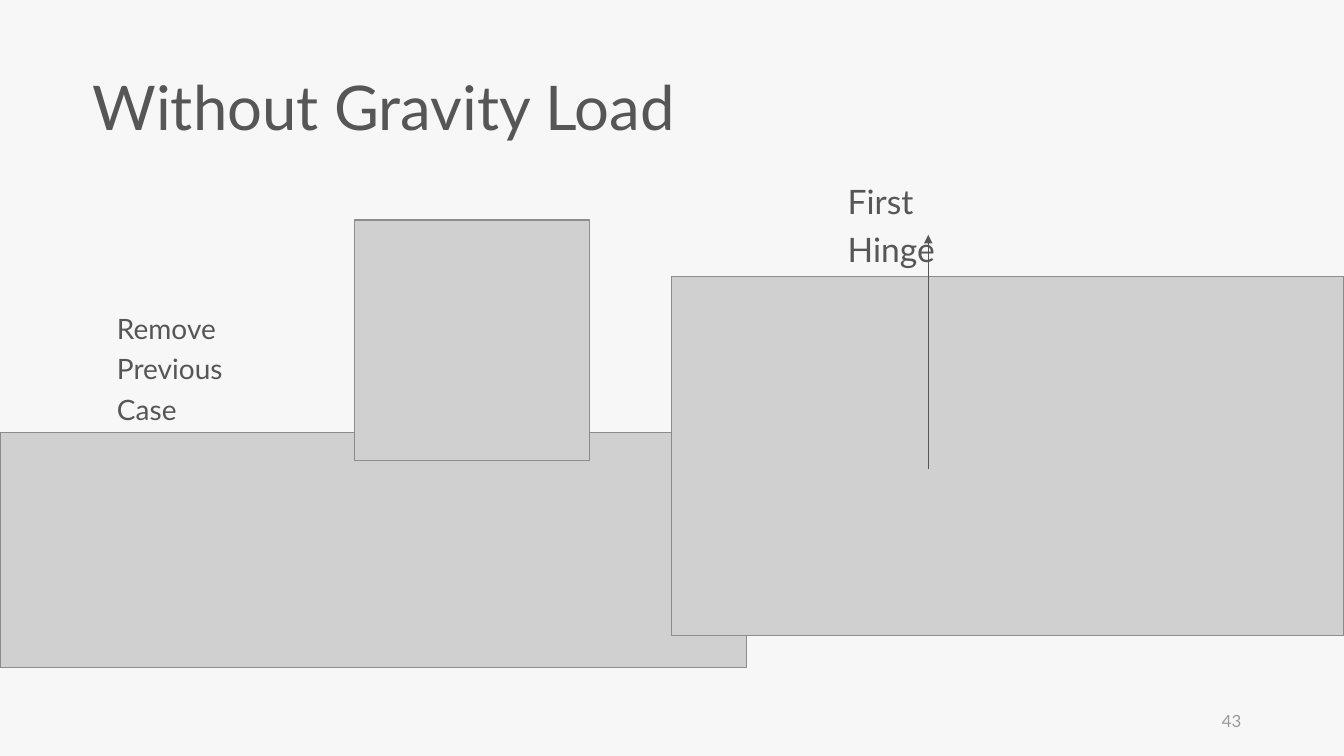
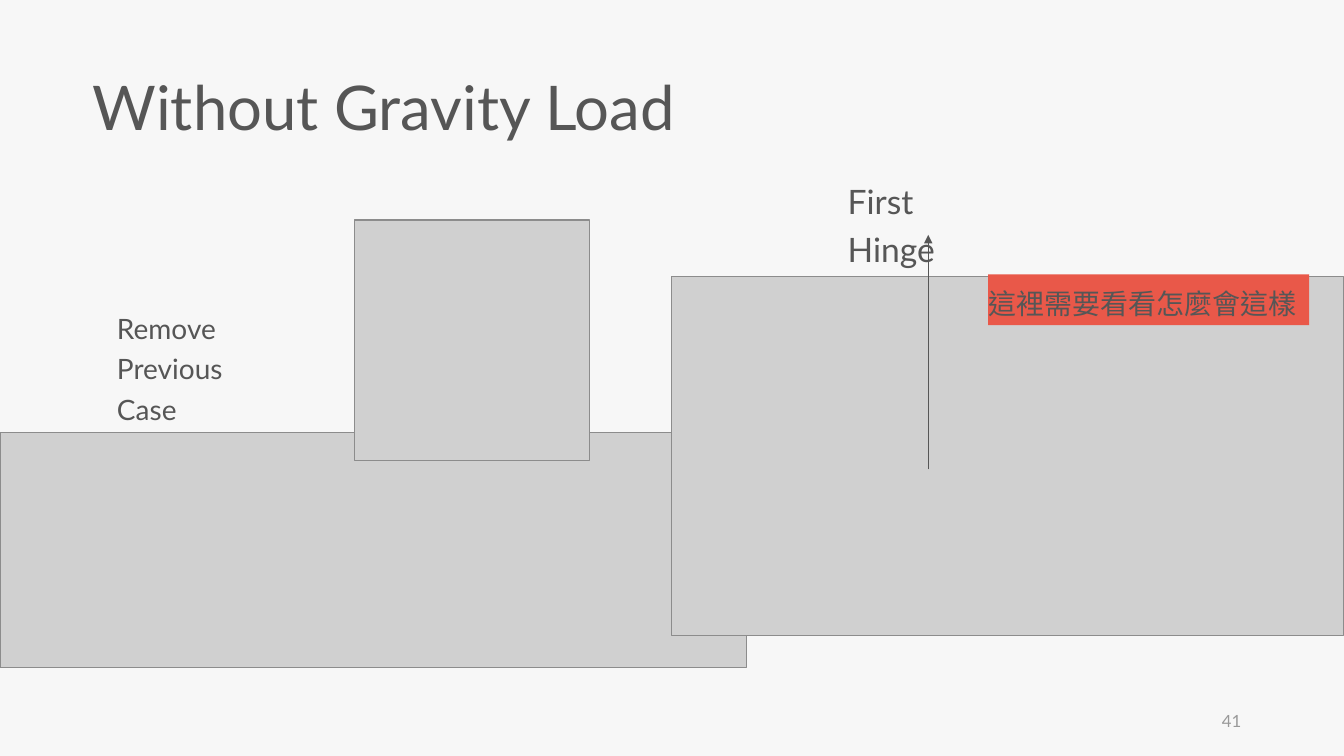
Before and after one commit to skyran1278/thesis, a slide deck: slide 41 of Meeting/20190523 Seminar/20190523 Seminar.pptx (slide 43 before the commit). Drawn at 1344x756 pixels with LibreOffice and Linux fonts; fonts in the diff are those of the drawing; grey boxes stand for pictures. Boxes give left, top, right and bottom in pixels: in the first picture for what was removed or moved away, otherwise in the second. Text is boxed around its words. In the diff, an @@ line names an element or a change of style, - is before the commit and + after.

```diff
--- a/Meeting/20190523 Seminar/20190523 Seminar.pptx
+++ b/Meeting/20190523 Seminar/20190523 Seminar.pptx
@@ rectangle added at [988,274,1310,325], fill #E95849, 20 pt, text #565656 @@
+這裡需要看看怎麼會這樣
@@ page number at [1222,715,1241,727]: text changed @@
-43
+41
```
Also in this commit, not shown: 11 other slides changed, 1 slide added, 3 slides removed, 3 other files.
